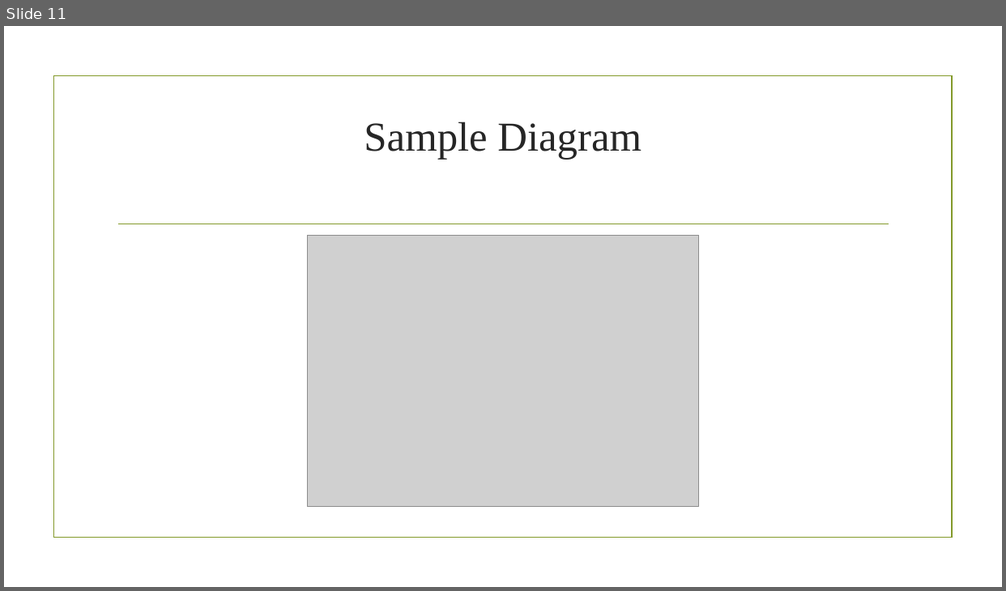
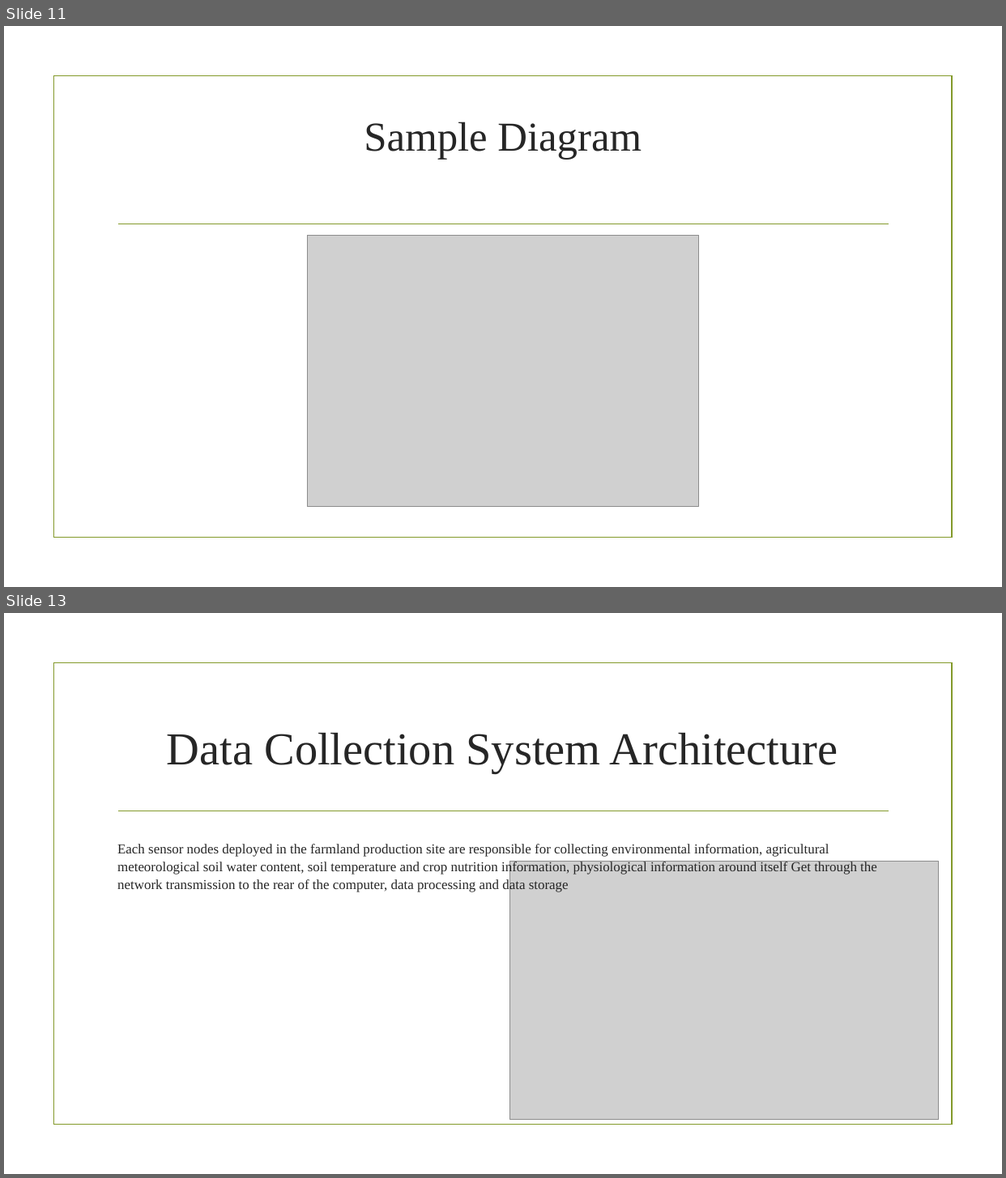
Before and after one commit to aminabyaneh/smart-greenhouse, a slide deck: docs/slides/Smart_Greenhouse_NO1.pptx. Shown one above the other, each under a label of ours: slide 11 before the commit, slides 11 and 13 after it; the slides between them are not shown. The pictures are 1006x591 and 1006x1178 pixels, drawn with LibreOffice and Linux fonts; fonts in the diff are those of the drawing; grey boxes stand for pictures; background and template pictures are left out. Boxes give left, top, right and bottom in pixels: in the first picture for what was removed or moved away, otherwise in the second. Text is boxed around its words. In the diff, an @@ line names an element or a change of style, - is before the commit and + after.

```diff
--- a/docs/slides/Smart_Greenhouse_NO1.pptx
+++ b/docs/slides/Smart_Greenhouse_NO1.pptx
@@ slide 13 added at box(4, 613, 1002, 1174), background picture (left out); not listed: 2 template elements that a slide beside it also shows @@
@@ title added at box(167, 733, 838, 773), 44 pt, text #262626 @@
+Data Collection System Architecture
@@ text added at box(117, 844, 877, 893), 13.2 pt, text #262626 @@
+Each sensor nodes deployed in the farmland production site are responsible for collecting environmental information, agricultural meteorological soil water content, soil temperature and crop nutrition information, physiological information around itself Get through the network transmission to the rear of the computer, data processing and data storage
@@ picture added at box(510, 862, 938, 1120) @@
```
Also in this commit, not shown: 10 slides changed, 7 other slides added.
